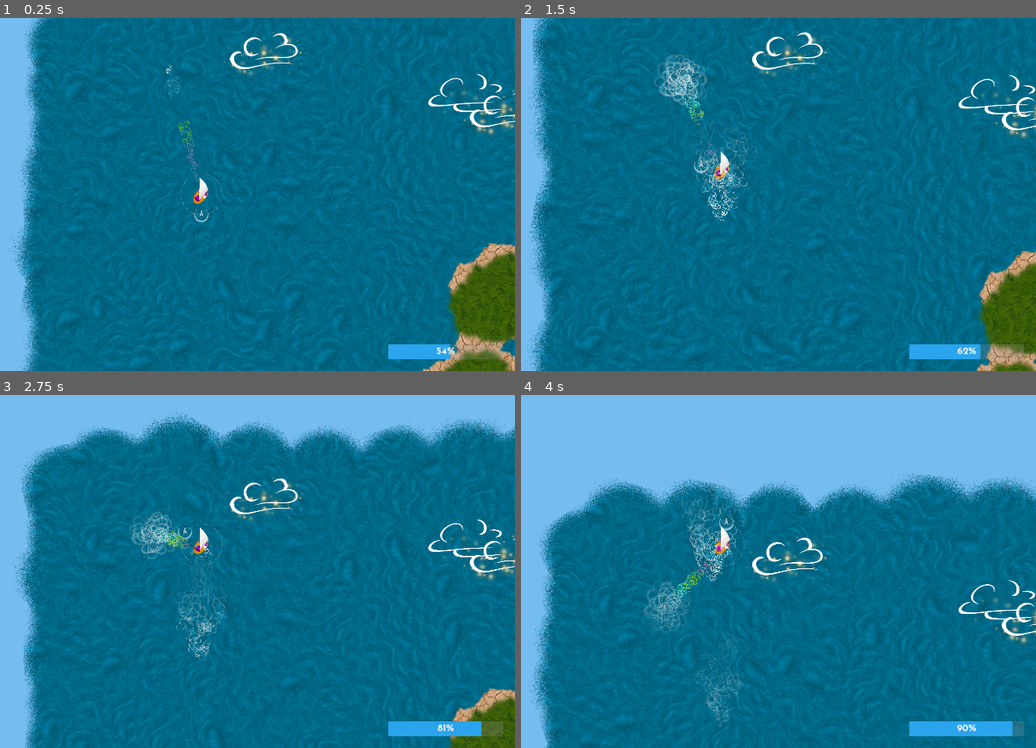
Above: before the commit, frames 1-4 (two rows, left to right).
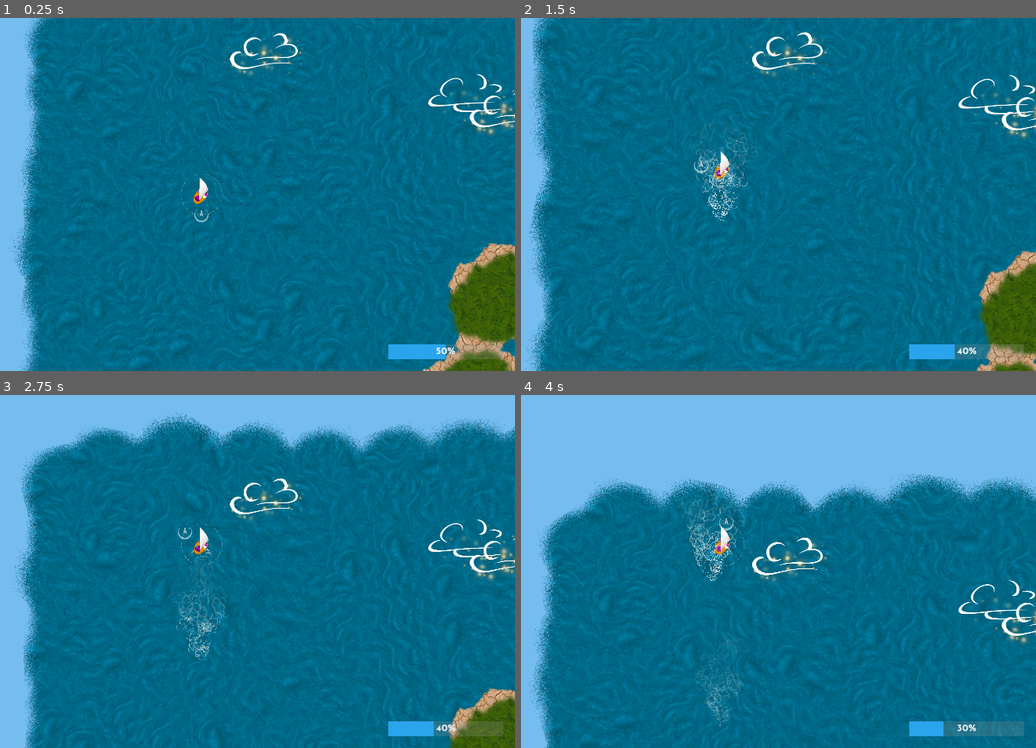
Above: after the commit, the same moments.

Repository: derhannesb/mergicians
Game: Godot game, scene res://scenes/main.tscn
Two runs of this game, one before a commit and one after it. Both use one fixed random seed, a clock stepped at 60 frames per second and the inputs below.
Inputs:
- Up to frame 1 (0.25 s): no input
- Up to frame 2 (1.5 s): hold D (right) 0.53-1.28 s; hold Space (action) 0.53-1.28 s; hold A (left) from 1.28 s (still down); tap Page Up (zoom_in) at 1.35 s
- Up to frame 3 (2.75 s): release A (left) at 2.03 s; hold D (right) from 2.03 s (still down); tap Page Down (zoom_out) at 2.1 s
- Up to frame 4 (4 s): tap Space (action) at 2.85 s; release D (right) at 3.53 s; hold A (left) from 3.53 s (still down); tap Page Up (zoom_in) at 3.6 s

The runs differ from the first frame. In frame 1, 0.2% of the frame differs, in the area x 32-89%, y 13-97%; in frame 2, 1.1%; in frame 3, 1.1%; in frame 4, 1.2%, in the area x 23-96%, y 43-97%.

Commit message:
storms

Diff:
--- a/scenes/Weather.gd
+++ b/scenes/Weather.gd
@@ -12,6 +12,13 @@
 		                          rand_range (0.0, size.y))
 		self.add_child (cloud)
 
+	for i in range (15 + randi() % 20):
+		var storm = pl_storm.instance ()
+		storm.position = Vector2 (rand_range (0.0, size.x),
+		                          rand_range (0.0, size.y))
+		self.add_child (storm)
+
+
 
 #func _process(delta):
 #	# Called every frame. Delta is time since last frame.
--- a/scenes/main.tscn
+++ b/scenes/main.tscn
@@ -1,10 +1,9 @@
-[gd_scene load_steps=6 format=2]
+[gd_scene load_steps=5 format=2]
 
 [ext_resource path="res://scenes/Terrain.tscn" type="PackedScene" id=1]
 [ext_resource path="res://scenes/Ship.tscn" type="PackedScene" id=2]
-[ext_resource path="res://scenes/Storm.tscn" type="PackedScene" id=3]
-[ext_resource path="res://scenes/Weather.tscn" type="PackedScene" id=4]
-[ext_resource path="res://scenes/Weather.gd" type="Script" id=5]
+[ext_resource path="res://scenes/Weather.tscn" type="PackedScene" id=3]
+[ext_resource path="res://scenes/Weather.gd" type="Script" id=4]
 
 [node name="World" type="Node2D" index="0"]
 
@@ -16,12 +15,6 @@
 
 position = Vector2( 398.61, 453.13 )
 
-[node name="Wind" parent="." index="2" instance=ExtResource( 3 )]
+[node name="Weather" parent="." index="2" instance=ExtResource( 3 )]
 
-position = Vector2( 304.394, 65.008 )
-inner_radius = 120
-outer_radius = 400
-
-[node name="Weather" parent="." index="3" instance=ExtResource( 4 )]
-
-script = ExtResource( 5 )
+script = ExtResource( 4 )
